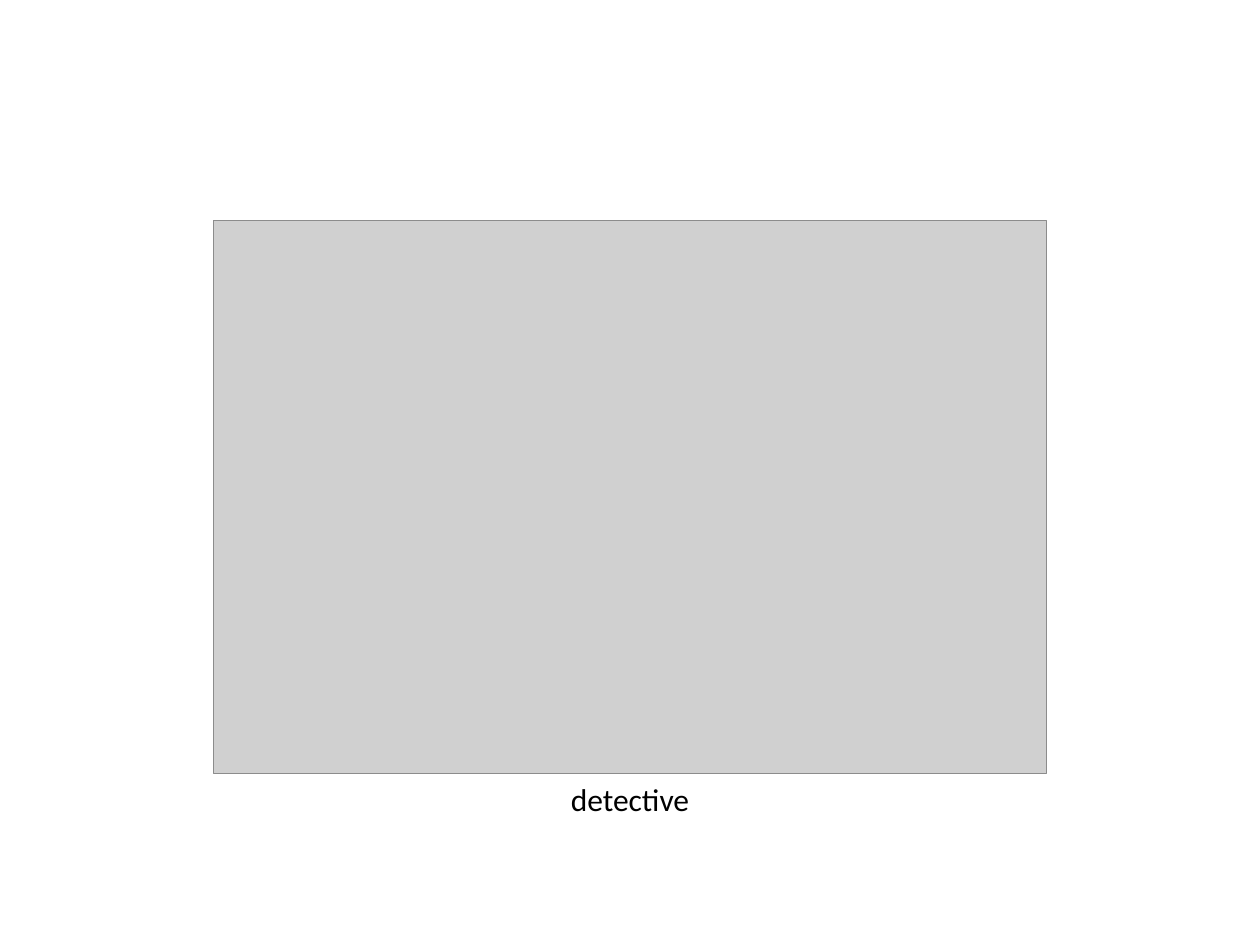
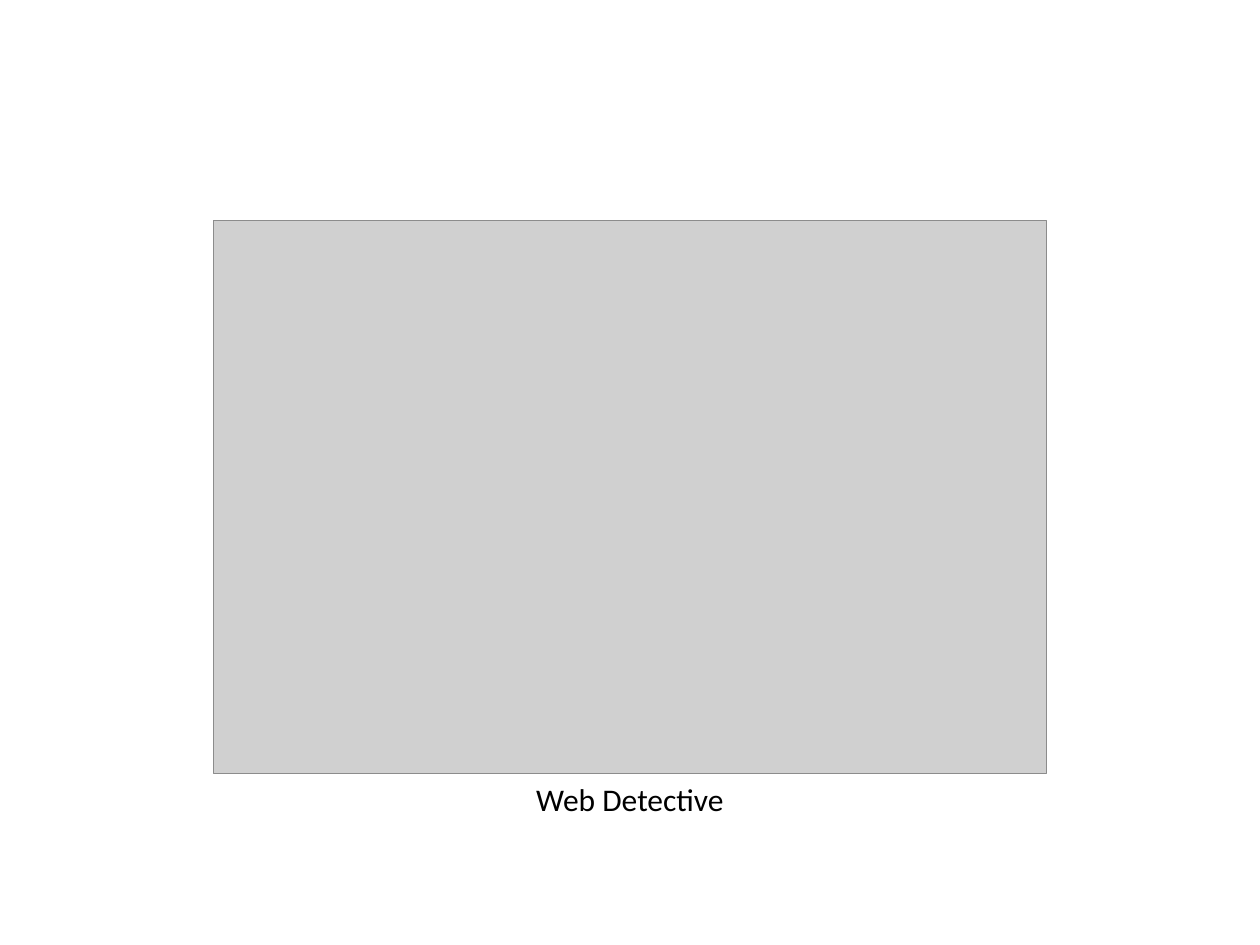
Before and after one commit to mr-eggleton/web-lit-core, a slide deck: slide 2 of powerpoints/05-web-detective.pptx. Drawn at 1260x945 pixels with LibreOffice and Linux fonts; fonts in the diff are those of the drawing; grey boxes stand for pictures. Boxes give left, top, right and bottom in pixels: in the first picture for what was removed or moved away, otherwise in the second. Text is boxed around its words. In the diff, an @@ line names an element or a change of style, - is before the commit and + after.

```diff
--- a/powerpoints/05-web-detective.pptx
+++ b/powerpoints/05-web-detective.pptx
@@ text at box(536, 789, 723, 812): text changed @@
-detective
+Web Detective
```
Also in this commit, not shown: 6 other slides changed, 4 slides added, 3 other files.
